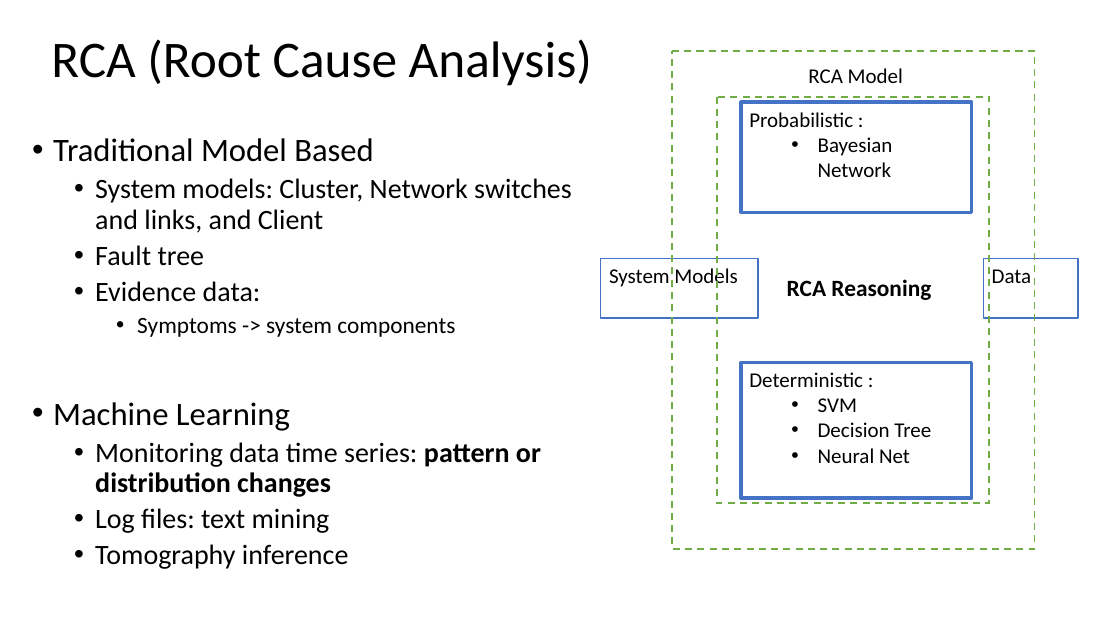
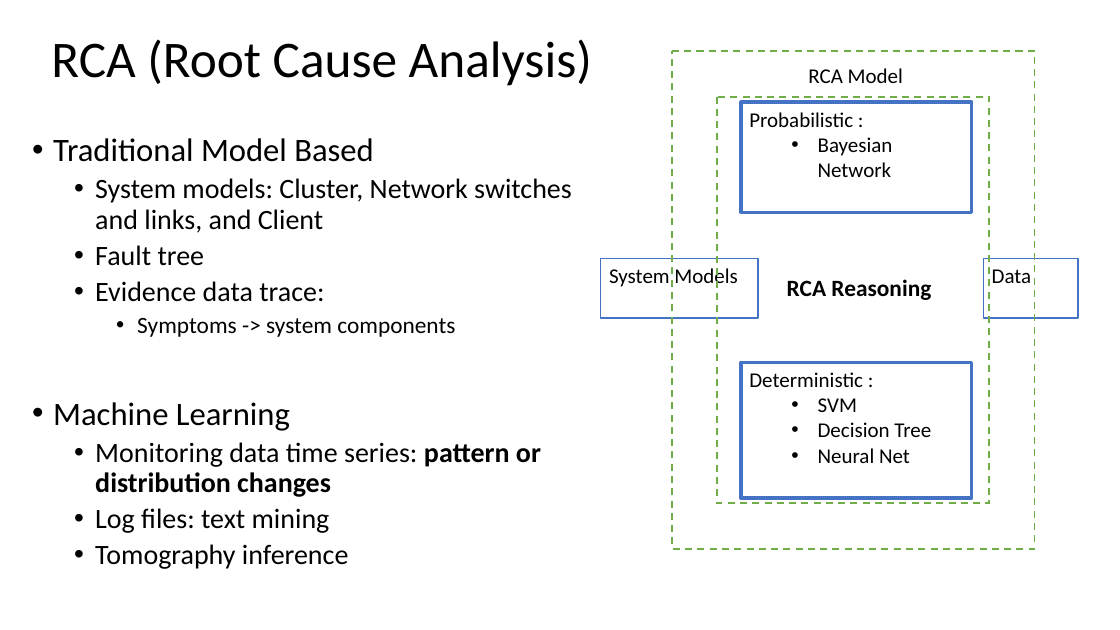
Before and after one commit to RENCI-NRIG/IRIS, a slide deck: slide 1 of doc/presentation/ml-final.pptx. Drawn at 1120x630 pixels with LibreOffice and Linux fonts; fonts in the diff are those of the drawing. Boxes give left, top, right and bottom in pixels: in the first picture for what was removed or moved away, otherwise in the second. Text is boxed around its words. In the diff, an @@ line names an element or a change of style, - is before the commit and + after.

Commit message:
presentation on analysis; osg topology

```diff
--- a/doc/presentation/ml-final.pptx
+++ b/doc/presentation/ml-final.pptx
@@ text at (95,281,324,302): text changed @@
-  • Evidence data:
+  • Evidence data trace:
```
Also in this commit, not shown: 5 other slides changed, 5 slides added, 1 slide removed, 9 other files.
